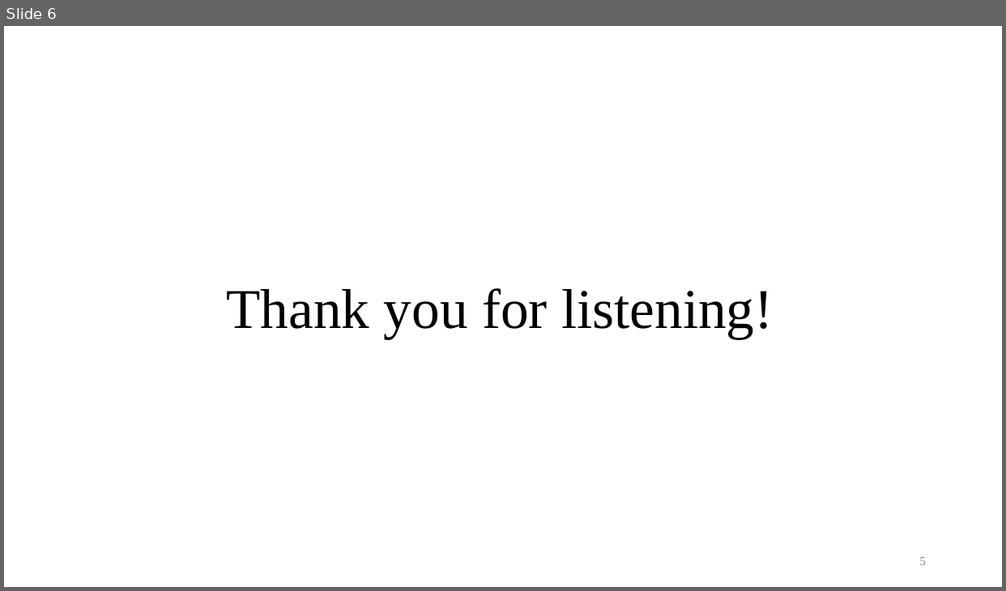
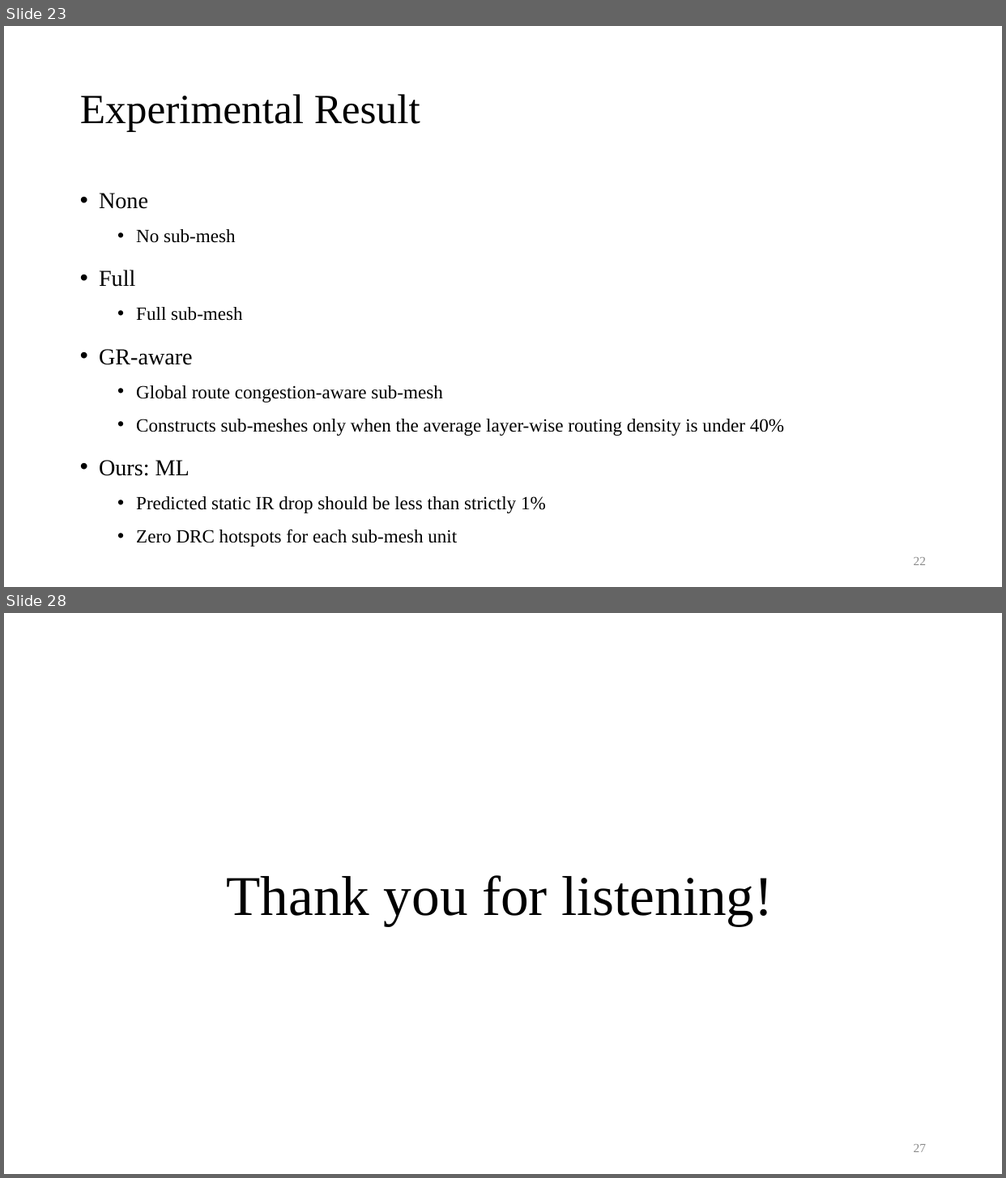
Before and after one commit to Pacific-Feng-Studuies/Studied-Papers, a slide deck: GM/powerplan/Power Sub-Mesh Construction in Multiple Power Domain Design/Power Sub-Mesh Construction in Multiple Power Domain Design.pptx. Shown one above the other, each under a label of ours: slide 6 before the commit, slides 23 and 28 after it; the slides between them are not shown. The pictures are 1006x591 and 1006x1178 pixels, drawn with LibreOffice and Linux fonts; fonts in the diff are those of the drawing. Boxes give left, top, right and bottom in pixels: in the first picture for what was removed or moved away, otherwise in the second. Text is boxed around its words. In the diff, an @@ line names an element or a change of style, - is before the commit and + after.

```diff
--- a/GM/powerplan/Power Sub-Mesh Construction in Multiple Power Domain Design/Power Sub-Mesh Construction in Multiple Power Domain Design.pptx
+++ b/GM/powerplan/Power Sub-Mesh Construction in Multiple Power Domain Design/Power Sub-Mesh Construction in Multiple Power Domain Design.pptx
@@ slide 23 added at bbox=[4, 26, 1002, 587], background #FFFFFF @@
@@ title added at bbox=[80, 94, 420, 132], 40 pt, text #000000 @@
+Experimental Result
@@ text added at bbox=[99, 193, 784, 547], 18 pt, text #000000 @@
+• None
+  • No sub-mesh
+• Full
+  • Full sub-mesh
+• GR-aware
+  • Global route congestion-aware sub-mesh
+  • Constructs sub-meshes only when the average layer-wise routing density is under 40%
+• Ours: ML
+  • Predicted static IR drop should be less than strictly 1%
+  • Zero DRC hotspots for each sub-mesh unit
@@ page number added at bbox=[914, 557, 926, 565], 12 pt, text #8C8C8C @@
+22
@@ what was slide 6 is now slide 28 @@
@@ page number at bbox=[914, 1144, 926, 1152]: text changed @@
-5
+27
```
Also in this commit, not shown: 4 slides changed, 22 other slides added, 1 slide removed.
